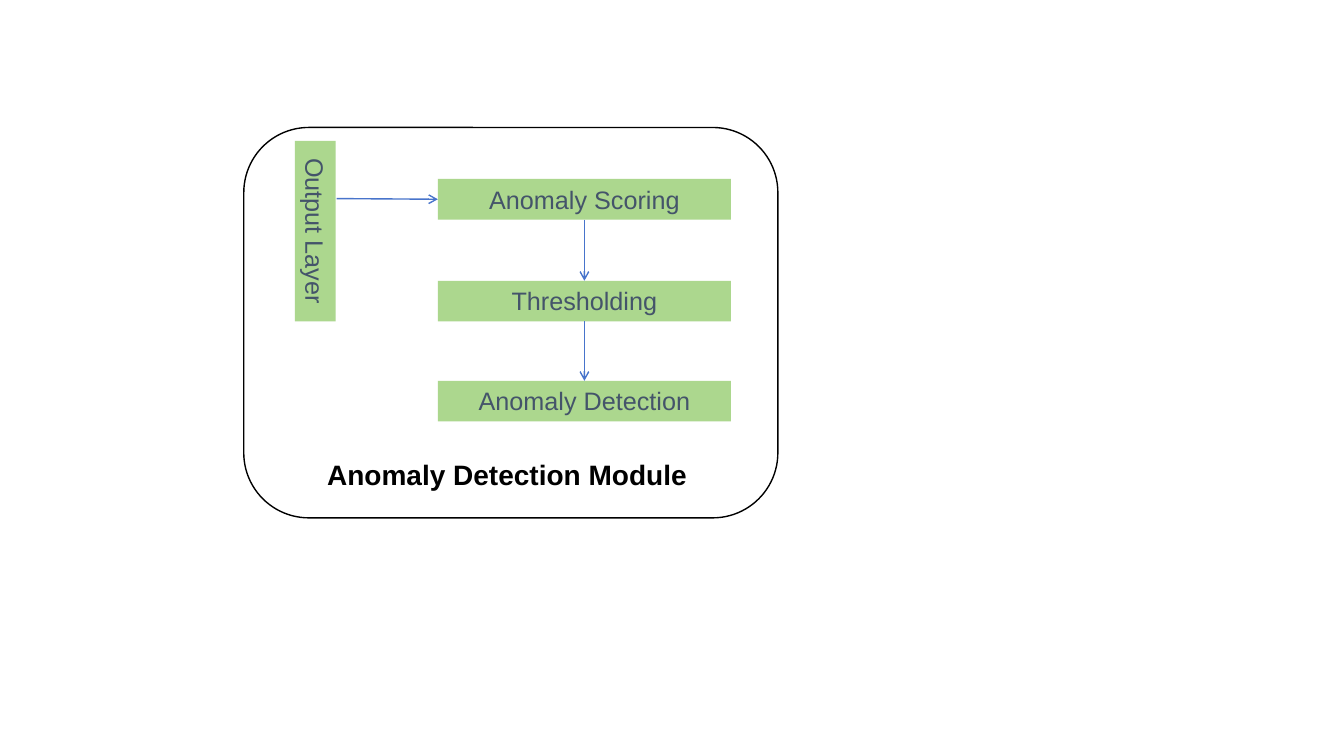
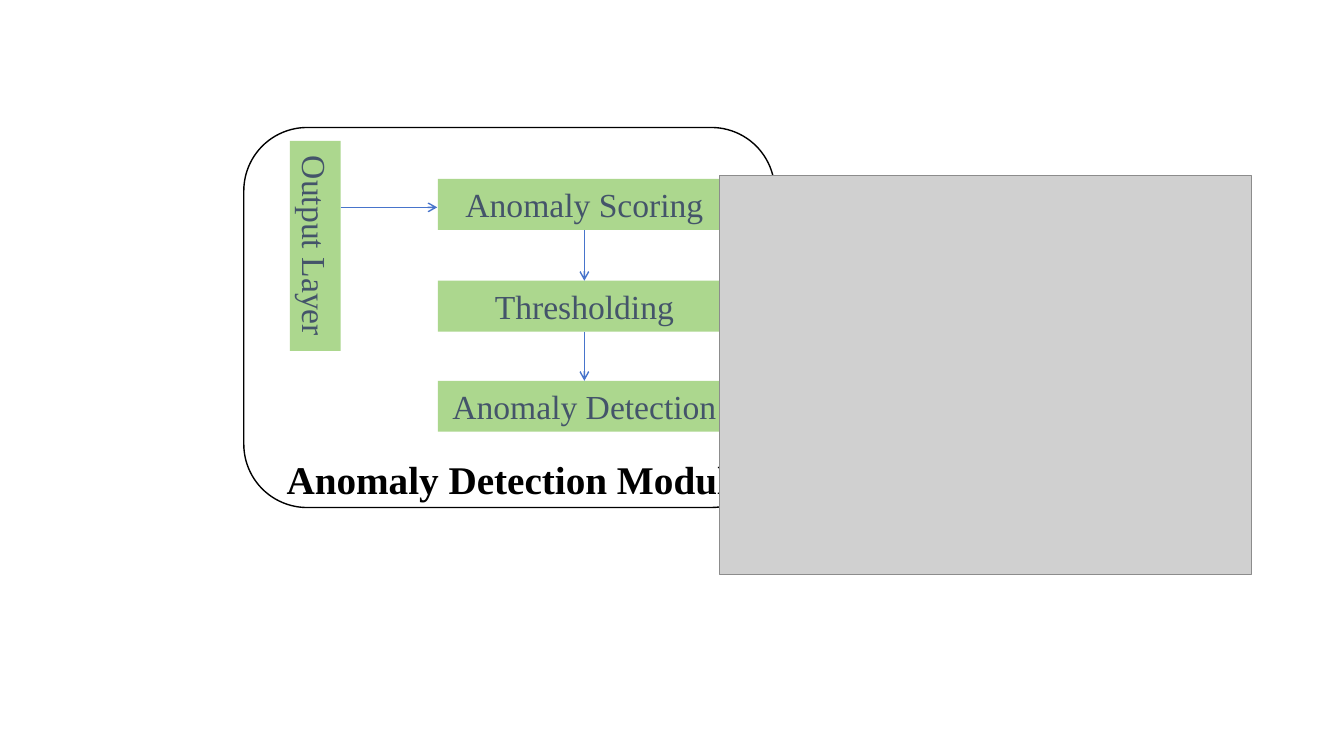
Before and after one commit to wuchenhu98/lunwen, a slide deck: slide 12 of 论文插图.pptx. Drawn at 1344x756 pixels with LibreOffice and Linux fonts; fonts in the diff are those of the drawing; grey boxes stand for pictures. Boxes give left, top, right and bottom in pixels: in the first picture for what was removed or moved away, otherwise in the second. Text is boxed around its words. In the diff, an @@ line names an element or a change of style, - is before the commit and + after.

```diff
--- a/论文插图.pptx
+++ b/论文插图.pptx
@@ rounded rectangle: place and size @@
-rounded rectangle at [244,127,778,517]
+rounded rectangle at [244,127,775,507]
@@ size 18 to 24 pt, font Arial to Times New Roman in 4 elements at [438,179,731,230], [438,281,731,332], [438,381,731,432], [290,141,341,351] @@
@@ rectangle "Output Layer": place and size @@
-rectangle "Output Layer" at [295,141,335,321]
+rectangle "Output Layer" at [290,141,341,351]
@@ rectangle "Anomaly Scoring": place and size @@
-rectangle "Anomaly Scoring" at [438,179,731,220]
+rectangle "Anomaly Scoring" at [438,179,731,230]
@@ picture added at [720,176,1252,575] @@
@@ arrow moved from (337, 199) - (438, 200) to (341, 208) - (438, 208) @@
@@ arrow moved from (585, 220) - (585, 281) to (585, 230) - (585, 281) @@
@@ rectangle "Thresholding": place and size @@
-rectangle "Thresholding" at [438,281,731,322]
+rectangle "Thresholding" at [438,281,731,332]
@@ arrow moved from (585, 322) - (585, 381) to (585, 332) - (585, 381) @@
@@ rectangle "Anomaly Detection": place and size @@
-rectangle "Anomaly Detection" at [438,381,731,421]
+rectangle "Anomaly Detection" at [438,381,731,432]
@@ text "Anomaly Detection Module": place and size @@
-text "Anomaly Detection Module" at [327,464,687,490]
+text "Anomaly Detection Module" at [287,463,745,501]
@@ text "Anomaly Detection Module" at [287,463,745,501]: size 20 to 28 pt, font Arial to Times New Roman @@
```
Also in this commit, not shown: 9 other slides changed, 4 slides added, 2 other files.
